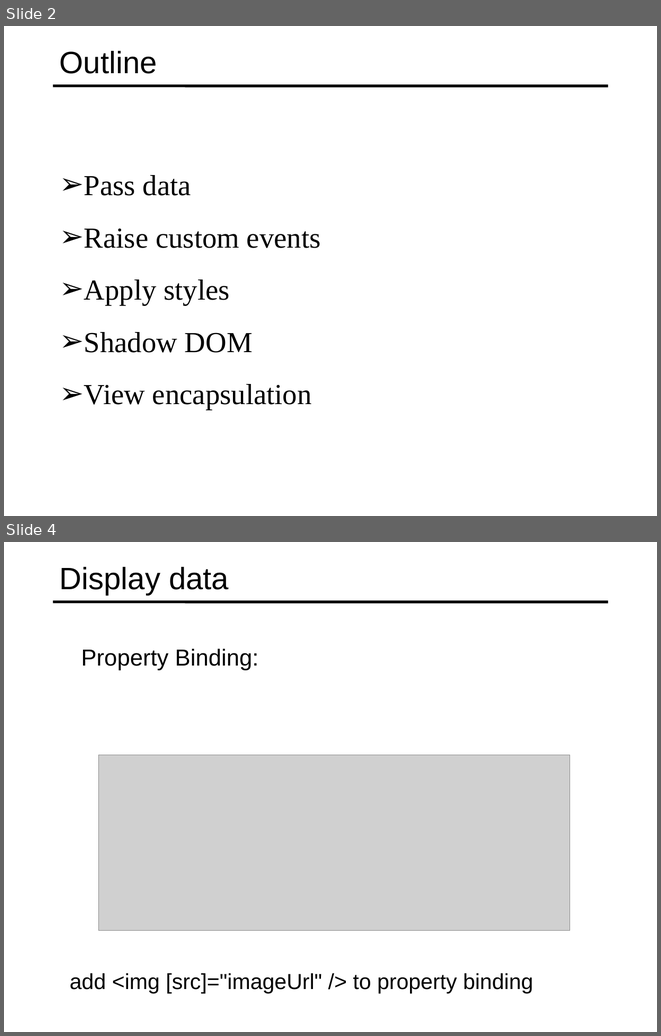
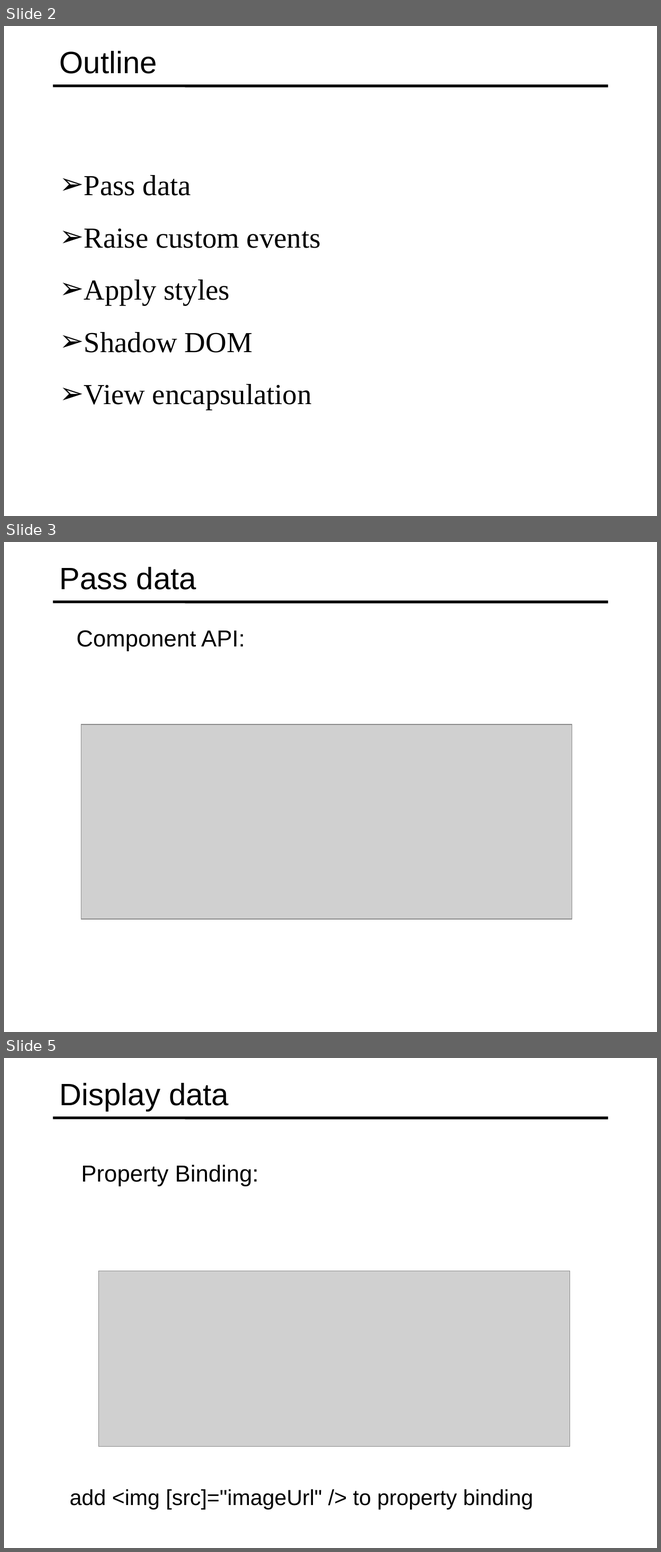
Before and after one commit to specter01wj/Jago_Link_Training, a slide deck: Angular/Angular7/Angular Advanced Course/Essentials/3.Building Re-usable Components/L3_Building Re-usable Components.ppt. Shown one above the other, each under a label of ours: slides 2 and 4 before the commit, slides 2, 3 and 5 after it; the slides between them are not shown. The pictures are 661x1036 and 661x1552 pixels, drawn with LibreOffice and Linux fonts; fonts in the diff are those of the drawing; grey boxes stand for pictures. Boxes give left, top, right and bottom in pixels: in the first picture for what was removed or moved away, otherwise in the second. Text is boxed around its words. In the diff, an @@ line names an element or a change of style, - is before the commit and + after.

```diff
--- a/Angular/Angular7/Angular Advanced Course/Essentials/3.Building Re-usable Components/L3_Building Re-usable Components.ppt
+++ b/Angular/Angular7/Angular Advanced Course/Essentials/3.Building Re-usable Components/L3_Building Re-usable Components.ppt
@@ slide 3 added at (4,542,657,1032), background #FFFFFF; not listed: 1 template element that a slide beside it also shows @@
@@ title added at (60,567,196,590), 34 pt, text #000000 @@
+Pass data
@@ text added at (77,630,245,651), 25.5 pt, text #000000 @@
+  Component API:
@@ picture added at (81,724,572,919) @@
@@ what was slide 4 is now slide 5 @@
```
Also in this commit, not shown: 1 other slide added, 1 slide removed, 40 other files.
